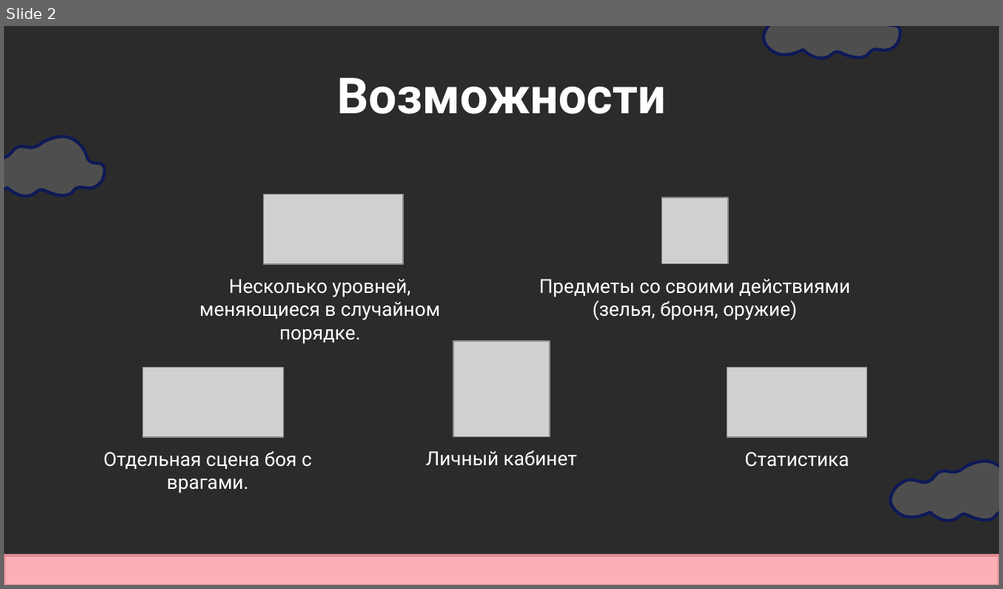
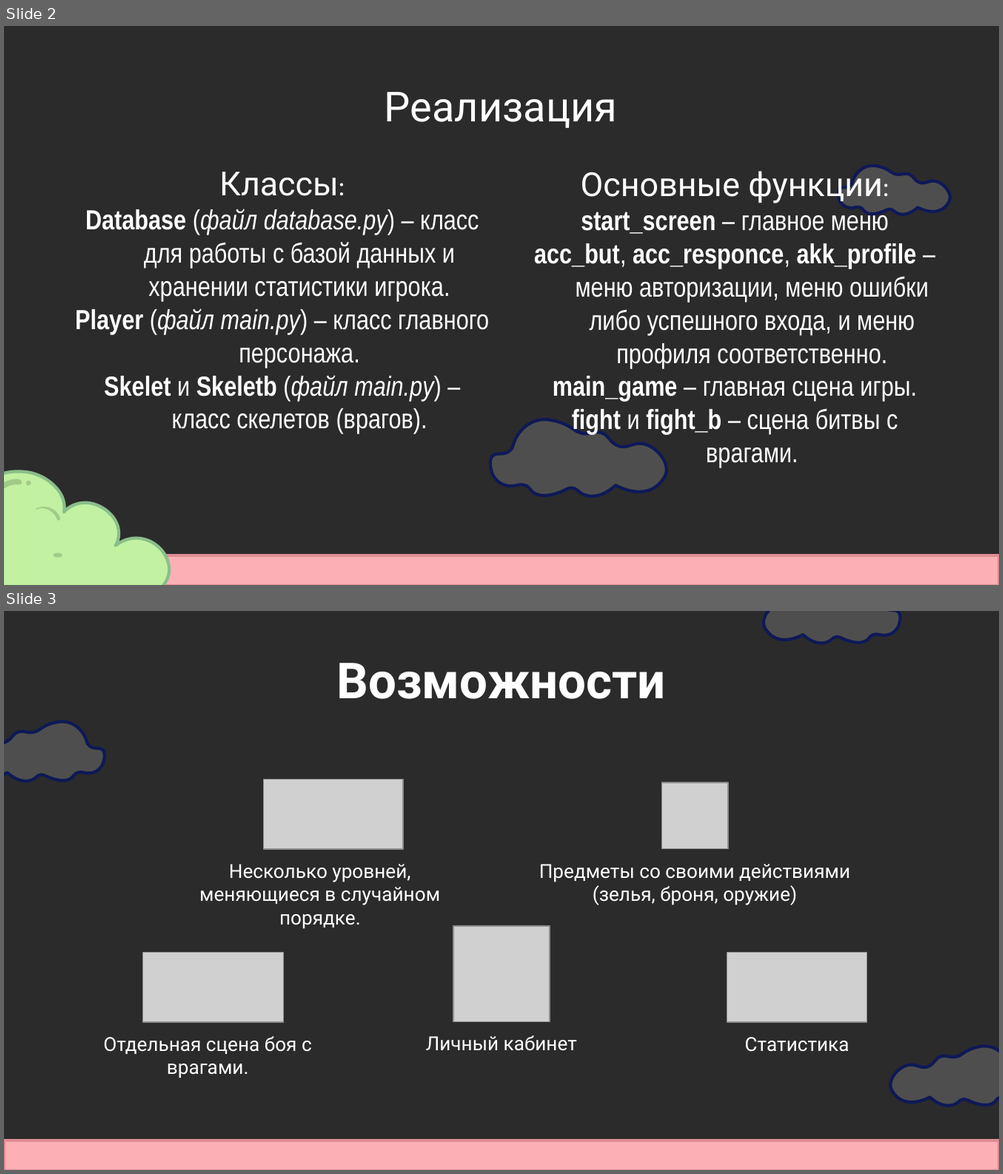
Before and after one commit to Atrax7/Necromanser-Gate, a slide deck: Презентация.pptx. Shown one above the other, each under a label of ours: slide 2 before the commit, slides 2 and 3 after it. The pictures are 1003x589 and 1003x1174 pixels, drawn with LibreOffice and Linux fonts; fonts in the diff are those of the drawing; grey boxes stand for pictures; background and template pictures are left out; a plain dark background stands for a picture behind light text. Boxes give left, top, right and bottom in pixels: in the first picture for what was removed or moved away, otherwise in the second. Text is boxed around its words. In the diff, an @@ line names an element or a change of style, - is before the commit and + after.

```diff
--- a/Презентация.pptx
+++ b/Презентация.pptx
@@ slide 2 added at [4,26,999,585], background picture (left out); not listed: 1 template element that a slide beside it also shows @@
@@ title added at [384,92,617,128], 30 pt, text #FFFFFF @@
+Реализация
@@ subtitle added at [75,172,489,434], 20 pt, text #FFFFFF @@
+Классы:
+Database (файл database.py) – класс для работы с базой данных и хранении статистики игрока.
+Player (файл main.py) – класс главного персонажа.
+Skelet и Skeletb (файл main.py) – класс скелетов (врагов).
@@ text added at [534,166,928,468], 20 pt, text #FFFFFF @@
+Основные функции:
+start_screen – главное меню
+acc_but, acc_responce, akk_profile – меню авторизации, меню ошибки либо успешного входа, и меню профиля соответственно.
+main_game – главная сцена игры.
+fight и fight_b – сцена битвы с врагами.
@@ freeform shape added at [837,165,954,214], fill #FFFFFF at 17% opacity, outline #0E1956 2.25 pt @@
@@ freeform shape added at [489,420,671,497], fill #FFFFFF at 17% opacity, outline #0E1956 2.25 pt @@
@@ group added at [4,471,169,585]: 5 freeform shapes @@
@@ what was slide 2 is now slide 3 @@
```
Also in this commit, not shown: 1 slide changed, 1 other slide added, 1 slide removed, 2 other files.
